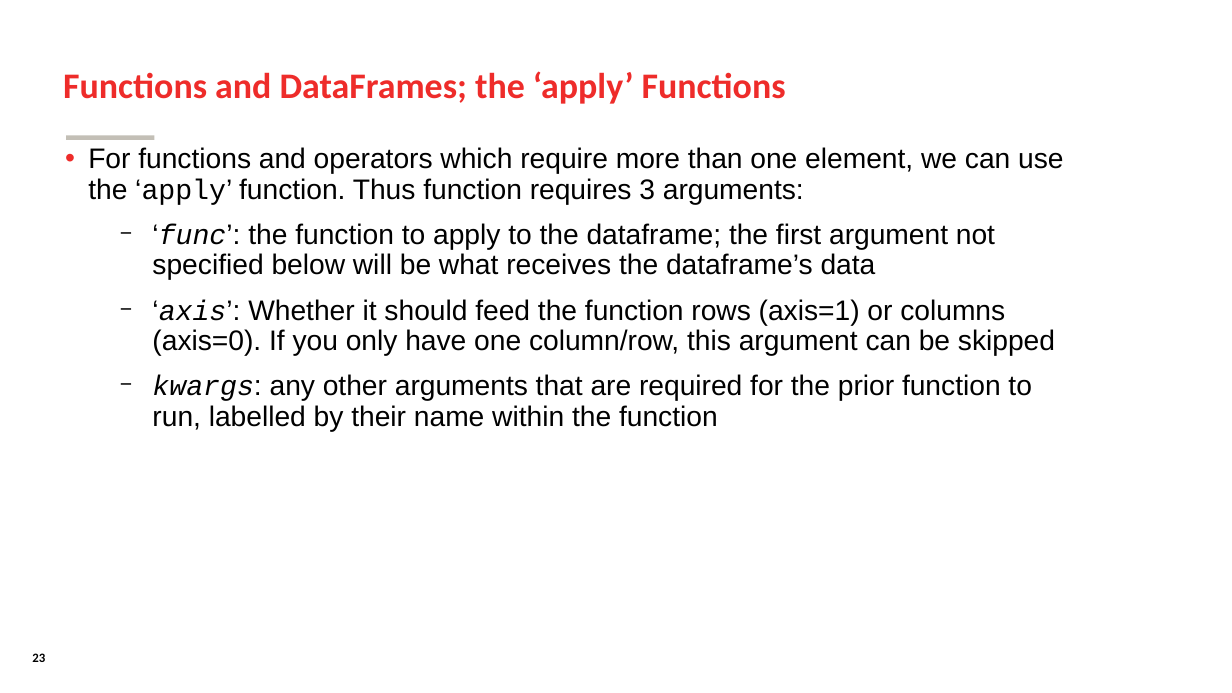
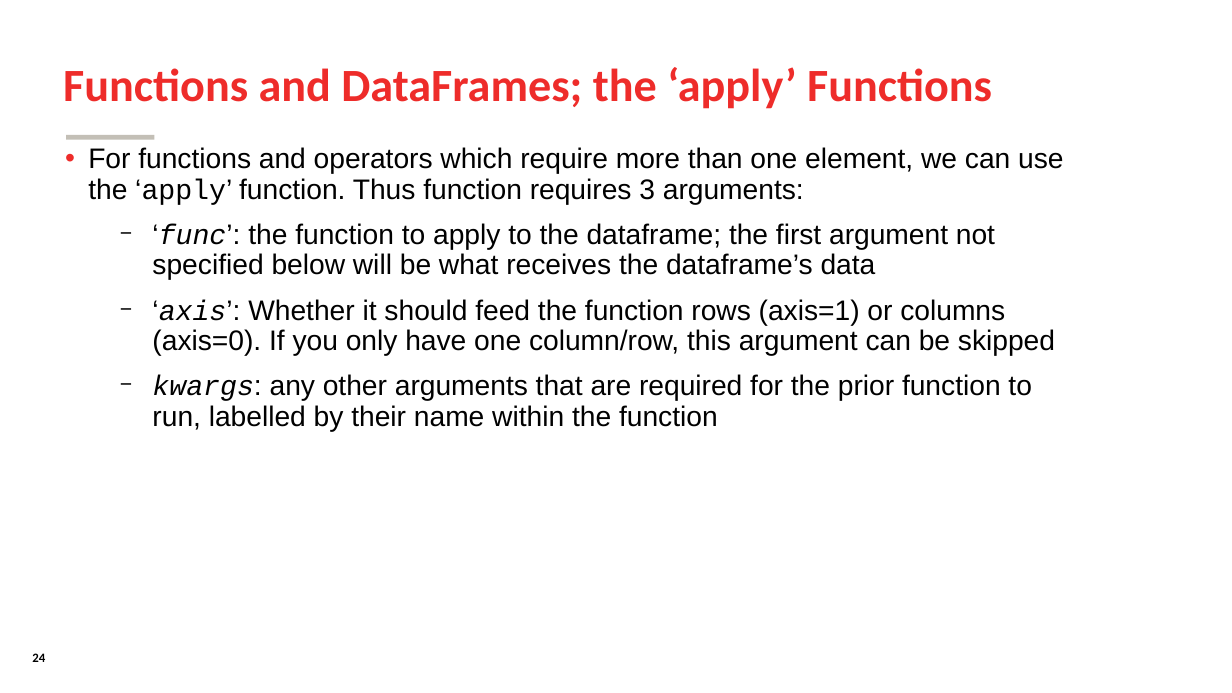
Before and after one commit to SomeoneInParticular/MDPR613_CourseMaterial, a slide deck: slide 24 of PythonCrashCourse/Unit2_DataManagement/Unit2_DataManagement.odp (slide 23 before the commit). Drawn at 1232x693 pixels with LibreOffice and Linux fonts; fonts in the diff are those of the drawing; background and template pictures are left out. Boxes give left, top, right and bottom in pixels: in the first picture for what was removed or moved away, otherwise in the second. Text is boxed around its words. In the diff, an @@ line names an element or a change of style, - is before the commit and + after.

```diff
--- a/PythonCrashCourse/Unit2_DataManagement/Unit2_DataManagement.odp
+++ b/PythonCrashCourse/Unit2_DataManagement/Unit2_DataManagement.odp
@@ title "Functions and DataFrames; the ‘apply’ ..." at [63, 67, 992, 109]: size 28 to 36 pt @@
@@ page number at [32, 653, 45, 662]: text changed @@
-23
+24
```
Also in this commit, not shown: 3 other slides changed, 2 slides added, 12 other files.
